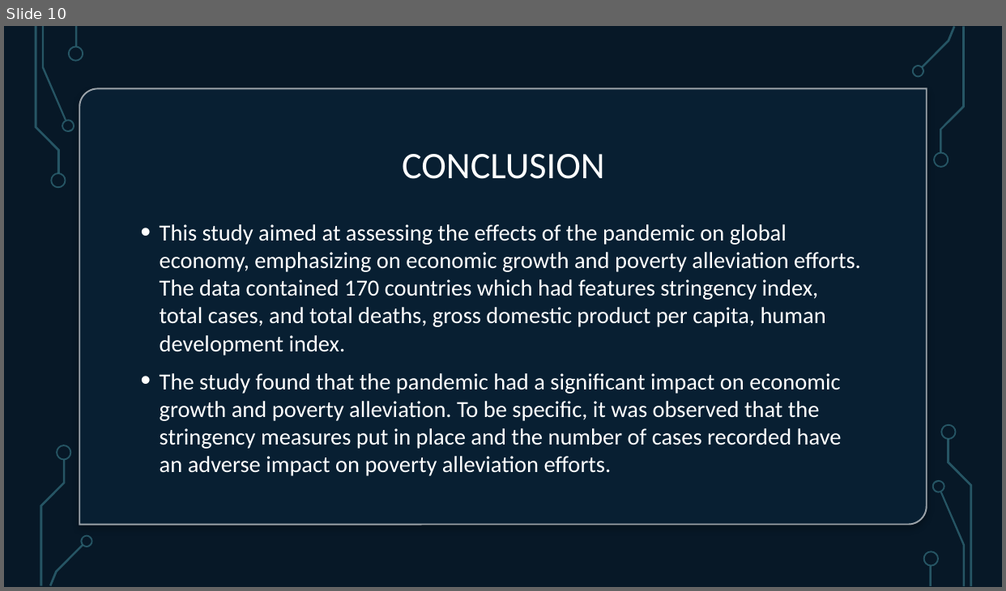
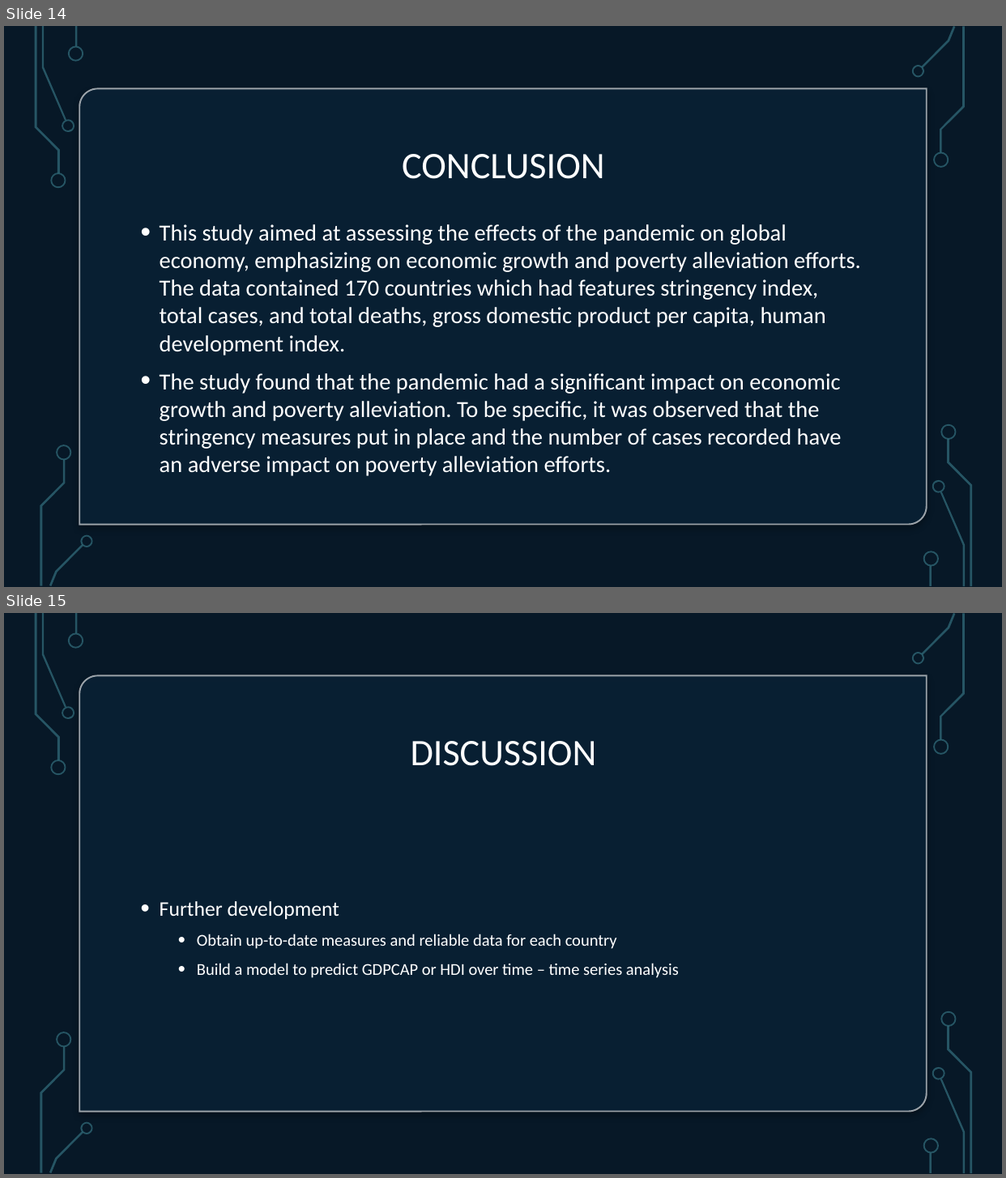
Before and after one commit to HamoyeHQ/Covid19-impact, a slide deck: Hamoye- Impact of COVID.pptx. Shown one above the other, each under a label of ours: slide 10 before the commit, slides 14 and 15 after it. The pictures are 1006x591 and 1006x1178 pixels, drawn with LibreOffice and Linux fonts; fonts in the diff are those of the drawing; background and template pictures are left out. Boxes give left, top, right and bottom in pixels: in the first picture for what was removed or moved away, otherwise in the second. Text is boxed around its words. In the diff, an @@ line names an element or a change of style, - is before the commit and + after.

```diff
--- a/Hamoye- Impact of COVID.pptx
+++ b/Hamoye- Impact of COVID.pptx
@@ slide 15 added at (4,613,1002,1174), background picture (left out); not listed: 17 template elements that a slide beside it also shows @@
@@ rectangle added at (4,613,1002,1174), fill #000000 @@
@@ rectangle added at (4,613,1002,1174), fill #092338 at 70% opacity @@
@@ group added at (35,613,83,776): 5 freeform shapes, 1 rectangle @@
@@ group added at (911,613,965,755): 4 freeform shapes @@
@@ round diag rect added at (79,676,927,1112), fill #092338 at 80% opacity, outline #FFFFFF 1.5 pt @@
@@ title added at (411,741,597,766), 36 pt, text #FFFFFF @@
+DISCUSSION
@@ text added at (160,901,679,978), 16 pt, text #FFFFFF @@
+• Further development
+  • Obtain up-to-date measures and reliable data for each country
+  • Build a model to predict GDPCAP or HDI over time – time series analysis
@@ group added at (40,1033,93,1174): 4 freeform shapes @@
@@ group added at (923,1012,973,1174): 5 freeform shapes, 1 rectangle @@
@@ what was slide 10 is now slide 14 @@
```
Also in this commit, not shown: 1 slide changed, 5 other slides added.
